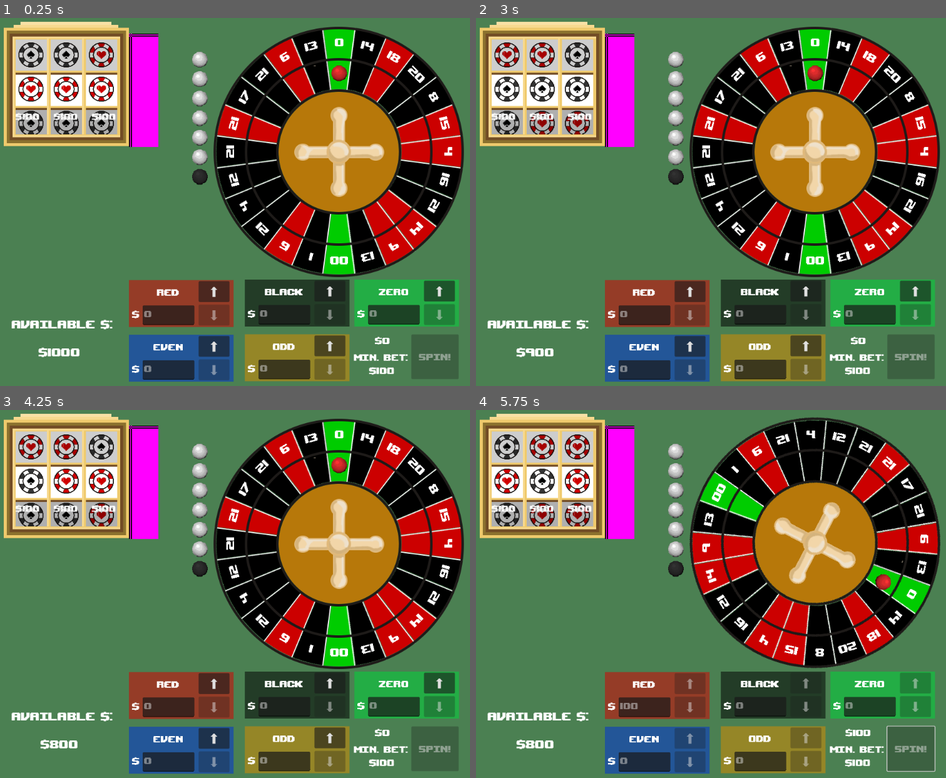
Above: before the commit, frames 1-4 (two rows, left to right).
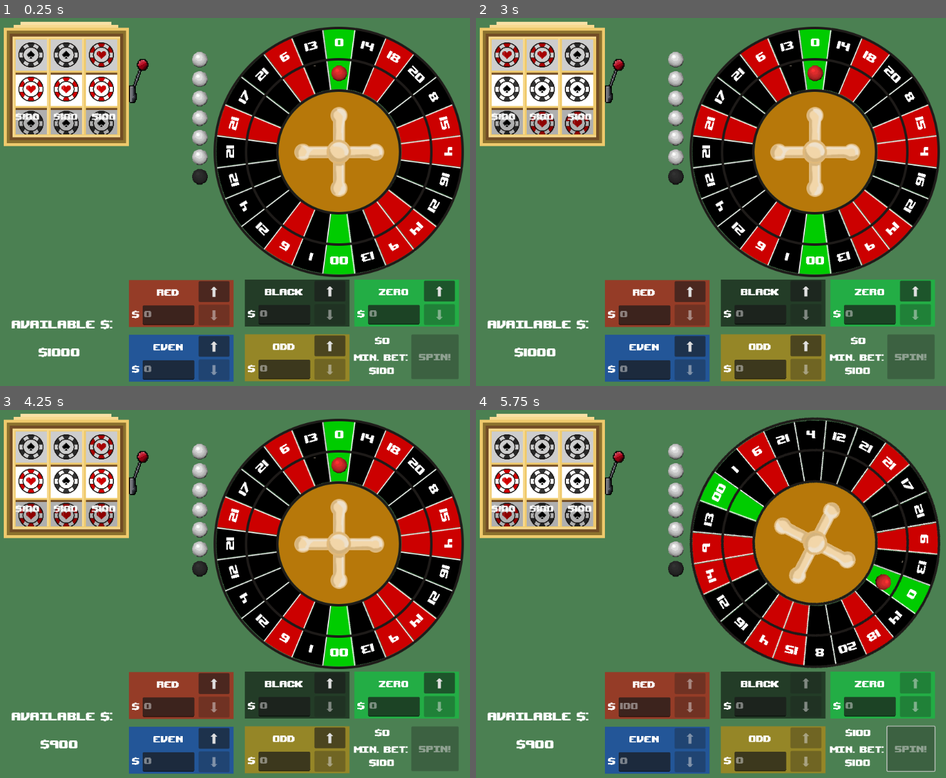
Above: after the commit, the same moments.

Repository: RossRKK/gmtk-game-jam-2025
Game: Godot game, scene res://scenes/roulette_scene.tscn
Two runs of this game, one before a commit and one after it. Both use one fixed random seed, a clock stepped at 60 frames per second and the inputs below. Sound files missing from this copy of the repository are replaced by a short silence.
Inputs (mouse positions are in pixels of both pictures, inside the frame that each line leads up to; where the layout moved, square brackets give the same spot in the first picture):
- Up to frame 1 (0.25 s): no input
- Up to frame 2 (3 s): click (508, 87) at 0.52 s; click (541, 87) at 1.27 s; click (579, 87) at 2.02 s; click (621, 91) at 2.77 s
- Up to frame 3 (4.25 s): click (141, 476) [145, 483] at 3.5 s
- Up to frame 4 (5.75 s): click "⬆" at 4.25 s; click "Spin!" at 5 s

The runs differ from the first frame. In frame 1, 1.9% of the frame differs, in the area x 27-34%, y 4-36%; in frame 2, 2.0%; in frame 3, 2.6%, in the area x 4-34%, y 4-93%; in frame 4, 2.5%.

Commit message:
Switch to using arm texture

Diff:
--- a/scenes/slot_machine.tscn
+++ b/scenes/slot_machine.tscn
@@ -1,14 +1,13 @@
-[gd_scene load_steps=8 format=3 uid="uid://ygriw6svhfvb"]
+[gd_scene load_steps=9 format=3 uid="uid://ygriw6svhfvb"]
 
 [ext_resource type="Script" uid="uid://digfswsi7ohvf" path="res://scripts/slot_machine.gd" id="1_7scc5"]
 [ext_resource type="Texture2D" uid="uid://qc4paeh73wm5" path="res://assets/png/slot.png" id="1_xixe3"]
 [ext_resource type="Script" uid="uid://b7v1503uwjkpd" path="res://slot_machine_column.gd" id="1_xjw1r"]
 [ext_resource type="Theme" uid="uid://croornac4nhwc" path="res://scenes/slot_machine_text.tres" id="4_2e0ow"]
 [ext_resource type="AudioStream" uid="uid://dv581e1x1ypvh" path="res://assets/sound/slot_machine_spin.mp3" id="5_2e0ow"]
+[ext_resource type="Texture2D" uid="uid://2wu1ffypqjxh" path="res://assets/png/solt_handle_0001.png" id="5_7v1fh"]
+[ext_resource type="Texture2D" uid="uid://bh22rqo7m3hes" path="res://assets/png/solt_handle_0002.png" id="6_pputl"]
 [ext_resource type="AudioStream" uid="uid://kds640huoo3n" path="res://assets/sound/slot_machin_coin.wav" id="6_puwce"]
-
-[sub_resource type="PlaceholderTexture2D" id="PlaceholderTexture2D_xixe3"]
-size = Vector2(30, 116)
 
 [node name="SlotMachine" type="Control"]
 layout_mode = 3
@@ -108,12 +107,18 @@
 
 [node name="Arm" type="TextureButton" parent="."]
 layout_mode = 2
-offset_left = 64.0
-offset_top = -52.0
-offset_right = 95.0
-offset_bottom = 68.0
+offset_left = 43.0
+offset_top = -32.0
+offset_right = 107.0
+offset_bottom = 32.0
 mouse_default_cursor_shape = 2
-texture_normal = SubResource("PlaceholderTexture2D_xixe3")
+disabled = true
+toggle_mode = true
+button_pressed = true
+action_mode = 0
+texture_normal = ExtResource("5_7v1fh")
+texture_pressed = ExtResource("6_pputl")
+texture_hover = ExtResource("6_pputl")
 
 [node name="SpinTimer" type="Timer" parent="."]
 wait_time = 3.0
--- a/scripts/power_ups/power_up_make_colour.gd
+++ b/scripts/power_ups/power_up_make_colour.gd
@@ -19,11 +19,9 @@
 
 
 func segment_clicked(segment: Segment) -> void:
-	print("Hi")
 	segment.colour = colour
 	game.event_bus.segment_clicked.disconnect(segment_clicked)
 
 func activate() -> void:
-	print("Hello")
 	super.activate()
 	game.event_bus.segment_clicked.connect(segment_clicked)
--- a/scripts/slot_machine.gd
+++ b/scripts/slot_machine.gd
@@ -13,6 +13,8 @@
 	start_spin()
 
 func enter_coin():
+	$Arm.disabled = true
+	$Arm.mouse_default_cursor_shape = CURSOR_ARROW
 	game.player_inventory.update_money(-get_spin_cost())
 	$CoinSound.finished.connect(start_spin)
 	$CoinSound.play()
@@ -24,6 +26,9 @@
 	$SpinTimer.start()
 
 func stop_spin():
+	$Arm.disabled = false
+	$Arm.mouse_default_cursor_shape = CURSOR_POINTING_HAND
+	$Arm.button_pressed = false
 	$SpinSound.stop()
 	spinning = false
 	update_labels()
Not shown, added: assets/png/solt_handle_0001.png.import
Not shown, added: assets/png/solt_handle_0002.png.import
